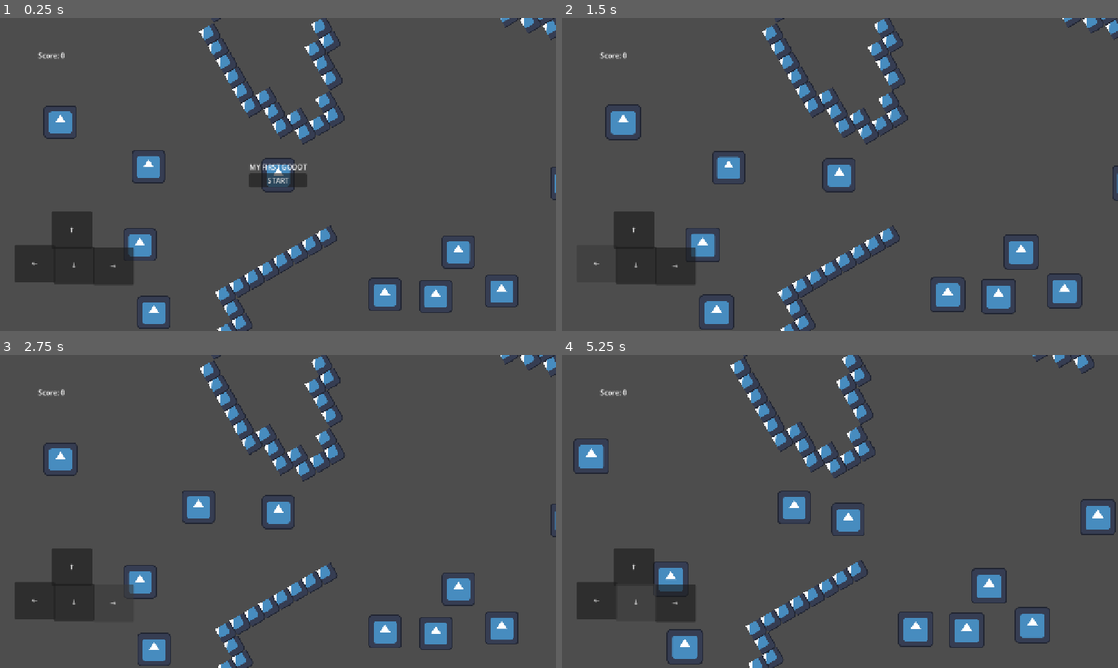
Above: before the commit, frames 1-4 (two rows, left to right).
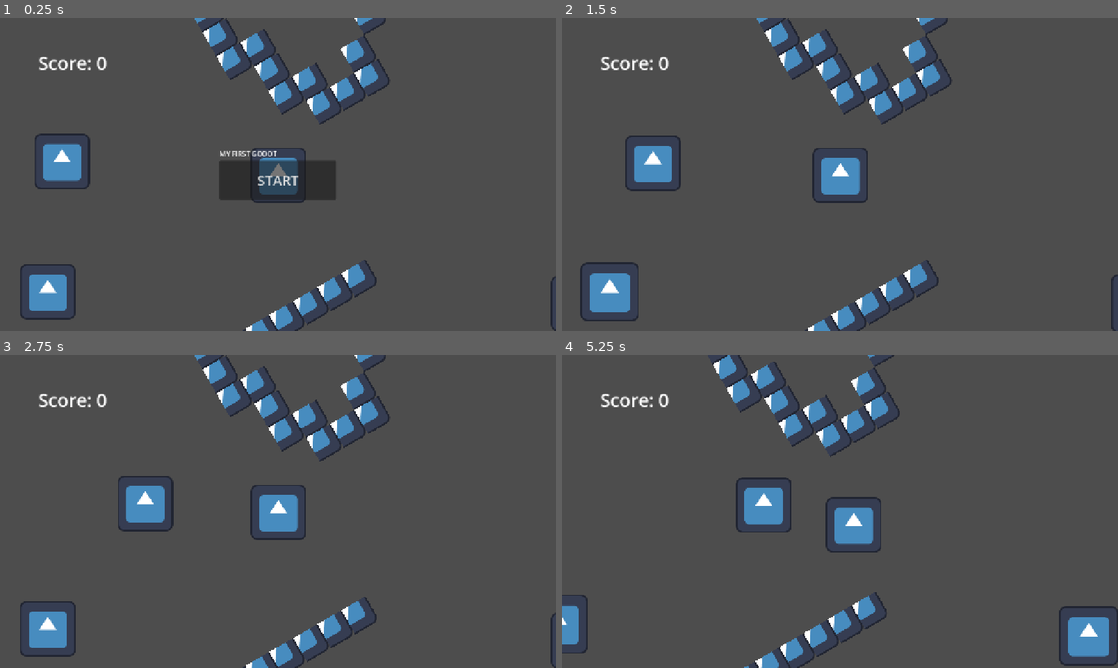
Above: after the commit, the same moments.

Repository: ocsarpo/MyFirstGodot
Game: Godot game, scene res://main.tscn
The game is run twice, just before and just after one commit, with the same random seed, the same clock (stepped at 60 frames per second) and the same inputs. The engine's default icon, where the game draws it, is replaced by a stand-in: a white triangle on a blue panel in a dark square.
Inputs (mouse positions are in pixels of both pictures, inside the frame that each line leads up to):
- Up to frame 1 (0.25 s): no input
- Up to frame 2 (1.5 s): click "START" at 0.5 s; click (595, 262) at 1.25 s, where only the run before the commit has a clickable "←"
- Up to frame 3 (2.75 s): click (111, 602) at 2 s, where only the run before the commit has a clickable "→"
- Up to frame 4 (5.25 s): click (634, 567) at 2.75 s, where only the run before the commit has a clickable "↑"; click (634, 602) at 3.5 s, where only the run before the commit has a clickable "↓"; hold D (move_right) 4.28-5.03 s; hold S (move_down) from 5.03 s (still down)

The runs differ from the first frame. In frame 1, 17% of the frame differs, in the area x 2-100%, y 0-100%; in frame 2, 15%; in frame 3, 14%; in frame 4, 16%.

Commit message:
learn: add dynamic joystick and mobile web testing

Diff:
--- a/main.tscn
+++ b/main.tscn
@@ -51,6 +51,31 @@
 
 [node name="CanvasLayer" type="CanvasLayer" parent="." unique_id=953105424]
 
+[node name="MobileControls" type="Control" parent="CanvasLayer" unique_id=2017122206]
+layout_mode = 3
+anchors_preset = 15
+anchor_right = 1.0
+anchor_bottom = 1.0
+grow_horizontal = 2
+grow_vertical = 2
+mouse_filter = 2
+
+[node name="VirtualJoystick" type="VirtualJoystick" parent="CanvasLayer/MobileControls" unique_id=1160982064]
+layout_mode = 1
+anchors_preset = 15
+anchor_right = 1.0
+anchor_bottom = 1.0
+grow_horizontal = 2
+grow_vertical = 2
+joystick_mode = 1
+joystick_size = 150.0
+tip_size = 75.0
+action_left = &"move_left"
+action_right = &"move_right"
+action_up = &"move_up"
+action_down = &"move_down"
+visibility_mode = 1
+
 [node name="Label" type="Label" parent="CanvasLayer" unique_id=793426347]
 anchors_preset = -1
 anchor_left = 0.09200001
@@ -61,6 +86,7 @@
 offset_top = -11.760002
 offset_right = 31.015991
 offset_bottom = 11.239998
+theme_override_font_sizes/font_size = 42
 text = "Score: 0"
 
 [node name="StartScreen" type="Control" parent="CanvasLayer" unique_id=513858175]
@@ -88,55 +114,18 @@
 
 [node name="StartButton" type="Button" parent="CanvasLayer/StartScreen/CenterContainer/VBoxContainer" unique_id=634009442]
 process_mode = 2
+custom_minimum_size = Vector2(269, 90)
 layout_mode = 2
+theme_override_font_sizes/font_size = 32
 text = "START"
 
-[node name="MobileControls" type="Control" parent="CanvasLayer" unique_id=2017122206]
-layout_mode = 3
-anchors_preset = 15
-anchor_right = 1.0
-anchor_bottom = 1.0
-grow_horizontal = 2
-grow_vertical = 2
-mouse_filter = 2
-
-[node name="LeftButton" type="Button" parent="CanvasLayer/MobileControls" unique_id=164068268]
-layout_mode = 0
-offset_left = 34.0
-offset_top = 522.0
-offset_right = 127.0
-offset_bottom = 608.0
-text = "←"
-
-[node name="RightButton" type="Button" parent="CanvasLayer/MobileControls" unique_id=401414104]
-layout_mode = 0
-offset_left = 215.0
-offset_top = 528.0
-offset_right = 308.0
-offset_bottom = 614.0
-text = "→"
-
-[node name="UpButton" type="Button" parent="CanvasLayer/MobileControls" unique_id=1007853949]
-layout_mode = 0
-offset_left = 119.0
-offset_top = 445.0
-offset_right = 212.0
-offset_bottom = 531.0
-text = "↑"
-
-[node name="DownButton" type="Button" parent="CanvasLayer/MobileControls" unique_id=572991900]
-layout_mode = 0
-offset_left = 124.0
-offset_top = 526.0
-offset_right = 217.0
-offset_bottom = 612.0
-text = "↓"
-
 [node name="RestartButton" type="Button" parent="CanvasLayer" unique_id=738441968]
-offset_left = 575.0
-offset_top = 358.0
-offset_right = 706.0
-offset_bottom = 389.0
+custom_minimum_size = Vector2(269, 89)
+offset_left = 505.0
+offset_top = 376.0
+offset_right = 774.0
+offset_bottom = 465.0
+theme_override_font_sizes/font_size = 30
 text = "RESTART"
 
 [node name="Item4" parent="." unique_id=740249182 instance=ExtResource("3_h2yge")]
@@ -157,7 +146,7 @@
 position = Vector2(956, 1024)
 
 [node name="Item8" parent="." unique_id=1313431714 instance=ExtResource("3_h2yge")]
-position = Vector2(1282, 740)
+position = Vector2(1386, 959)
 
 [node name="Item9" parent="." unique_id=628220209 instance=ExtResource("3_h2yge")]
 position = Vector2(1548, 197)
@@ -204,12 +193,4 @@
 position = Vector2(1356, -753)
 
 [connection signal="pressed" from="CanvasLayer/StartScreen/CenterContainer/VBoxContainer/StartButton" to="." method="_on_start_button_pressed"]
-[connection signal="button_down" from="CanvasLayer/MobileControls/LeftButton" to="." method="_on_left_button_button_down"]
-[connection signal="button_up" from="CanvasLayer/MobileControls/LeftButton" to="." method="_on_left_button_button_up"]
-[connection signal="button_down" from="CanvasLayer/MobileControls/RightButton" to="." method="_on_right_button_button_down"]
-[connection signal="button_up" from="CanvasLayer/MobileControls/RightButton" to="." method="_on_right_button_button_up"]
-[connection signal="button_down" from="CanvasLayer/MobileControls/UpButton" to="." method="_on_up_button_button_down"]
-[connection signal="button_up" from="CanvasLayer/MobileControls/UpButton" to="." method="_on_up_button_button_up"]
-[connection signal="button_down" from="CanvasLayer/MobileControls/DownButton" to="." method="_on_down_button_button_down"]
-[connection signal="button_up" from="CanvasLayer/MobileControls/DownButton" to="." method="_on_down_button_button_up"]
 [connection signal="pressed" from="CanvasLayer/RestartButton" to="." method="_on_restart_button_pressed"]
--- a/player.tscn
+++ b/player.tscn
@@ -11,7 +11,6 @@
 script = ExtResource("1_onrkg")
 
 [node name="Camera2D" type="Camera2D" parent="." unique_id=1264367659]
-zoom = Vector2(0.6, 0.6)
 limit_enabled = false
 limit_left = 0
 limit_top = 0
--- a/project.godot
+++ b/project.godot
@@ -20,7 +20,6 @@
 window/size/viewport_width=1280
 window/size/viewport_height=720
 window/stretch/mode="canvas_items"
-window/stretch/aspect="expand"
 
 [input]
 
@@ -54,6 +53,11 @@
 ]
 }
 
+[input_devices]
+
+pointing/emulate_touch_from_mouse=true
+pointing/emulate_mouse_from_touch=false
+
 [physics]
 
 3d/physics_engine="Jolt Physics"
@@ -63,3 +67,4 @@
 rendering_device/driver.windows="d3d12"
 renderer/rendering_method="gl_compatibility"
 renderer/rendering_method.mobile="gl_compatibility"
+textures/vram_compression/import_etc2_astc=true
Not shown, added: export_presets.cfg
Not shown, changed: .gitignore
Not shown, changed: README.md
Not shown, changed: devlog/2026-10-23.md
Not shown, changed: docs/06-input-map.md
Not shown, changed: docs/07-camera2d.md
Not shown, changed: docs/11-basic-ui.md
Not shown, added: docs/14-web-export-and-testing.md
